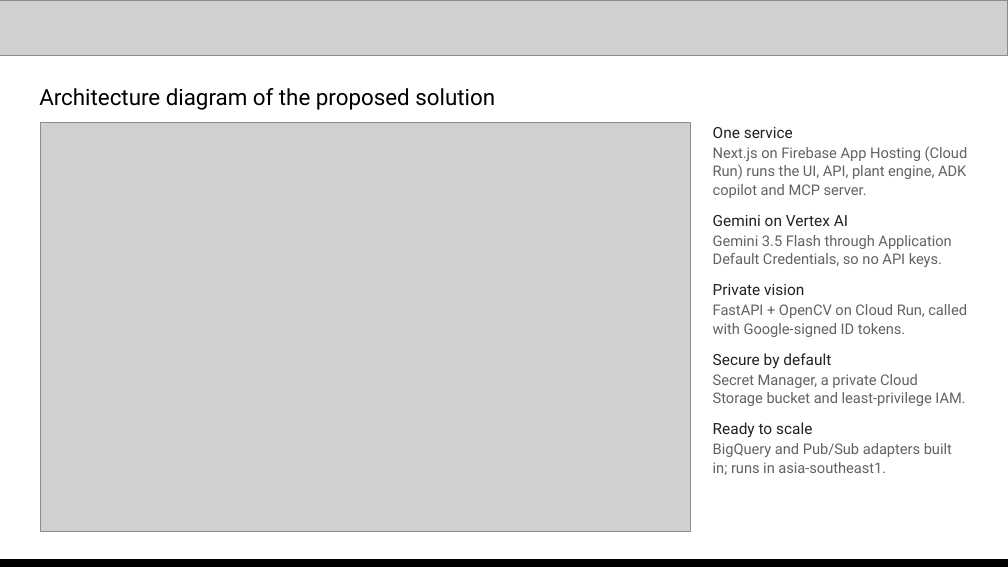
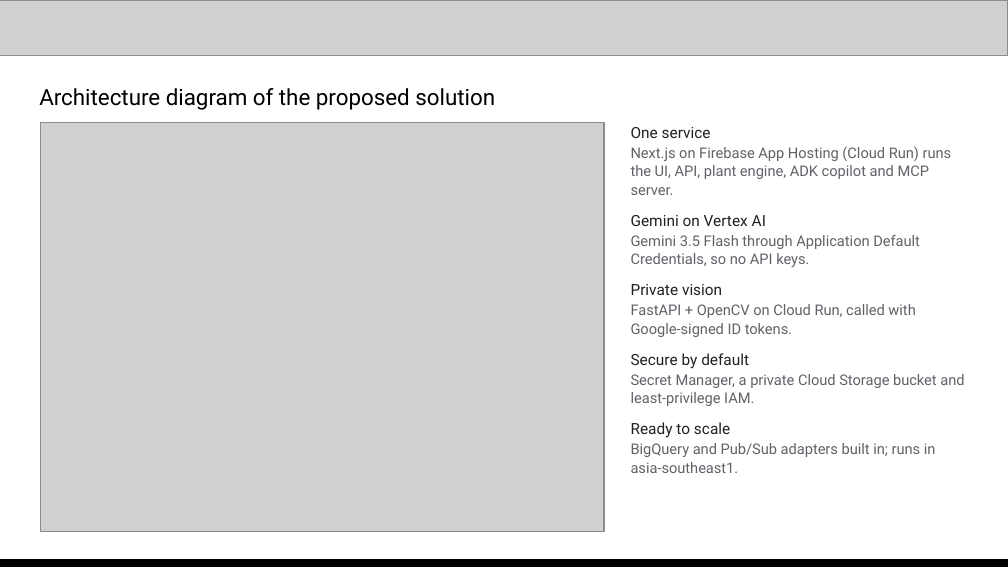
Before and after one commit to The-OWLabs/twin-forge-ai, a slide deck: slide 6 of docs/TwinForge_AI_Builder_Cup.pptx. Drawn at 1008x567 pixels with LibreOffice and Linux fonts; fonts in the diff are those of the drawing; grey boxes stand for pictures. Boxes give left, top, right and bottom in pixels: in the first picture for what was removed or moved away, otherwise in the second. Text is boxed around its words. In the diff, an @@ line names an element or a change of style, - is before the commit and + after.

Commit message:
docs: replace architecture diagram on Slide 6 with updated system diagram containing 4 intelligent features and Cloud SQL

```diff
--- a/docs/TwinForge_AI_Builder_Cup.pptx
+++ b/docs/TwinForge_AI_Builder_Cup.pptx
@@ picture: place and size @@
-picture at bbox=[40, 123, 690, 531]
+picture at bbox=[40, 123, 604, 531]
@@ text "One service" rewrapped from bbox=[713, 127, 968, 475] to bbox=[631, 127, 964, 473] @@
```
Also in this commit, not shown: 1 other file.
